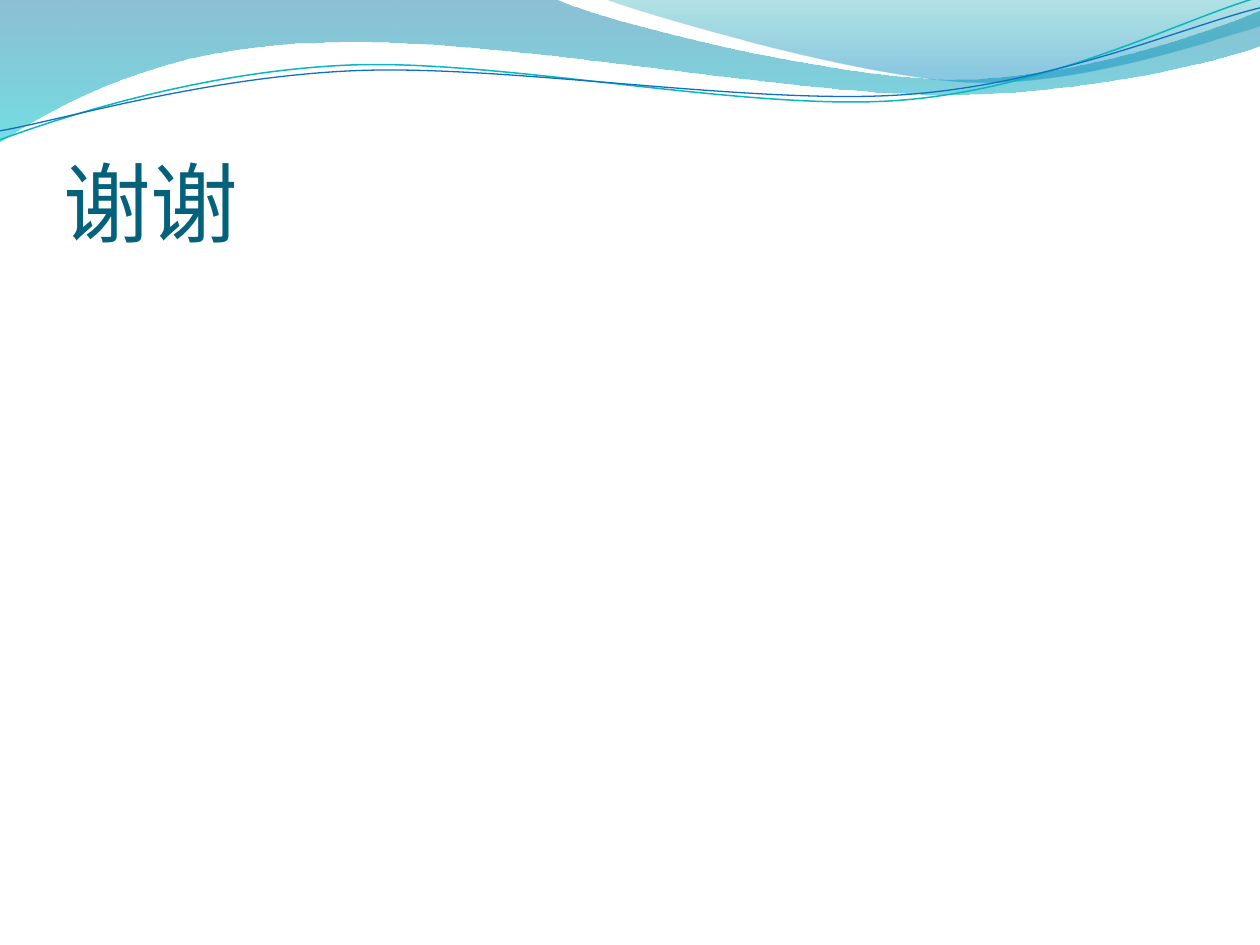
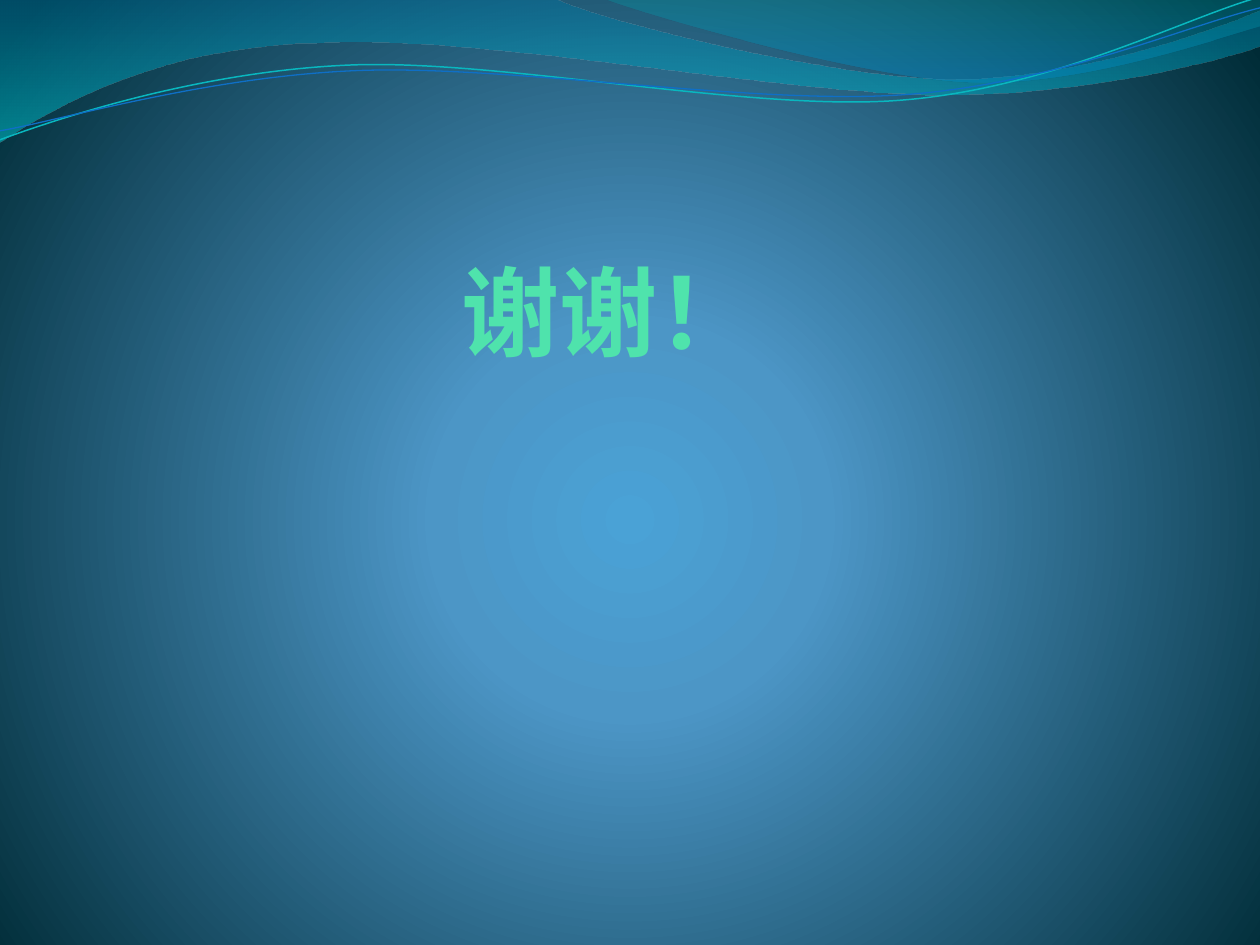
Before and after one commit to ggxx/SextantTG, a slide deck: slide 19 of doc/大作业汇报.pptx (slide 18 before the commit). Drawn at 1260x945 pixels with LibreOffice and Linux fonts; fonts in the diff are those of the drawing; background and template pictures are left out. Boxes give left, top, right and bottom in pixels: in the first picture for what was removed or moved away, otherwise in the second. Text is boxed around its words. In the diff, an @@ line names an element or a change of style, - is before the commit and + after.

```diff
--- a/doc/大作业汇报.pptx
+++ b/doc/大作业汇报.pptx
@@ background picture (left out) to gradient #4AA0D6 to #4C98C7 to #002C38 @@
@@ title at bbox=[461, 266, 755, 357]: text changed; size 50 to 56 pt; text colour #04617B to #50E3AC; bold on @@
-谢谢
+谢谢！
```
Also in this commit, not shown: 8 other slides changed, 1 slide added.
